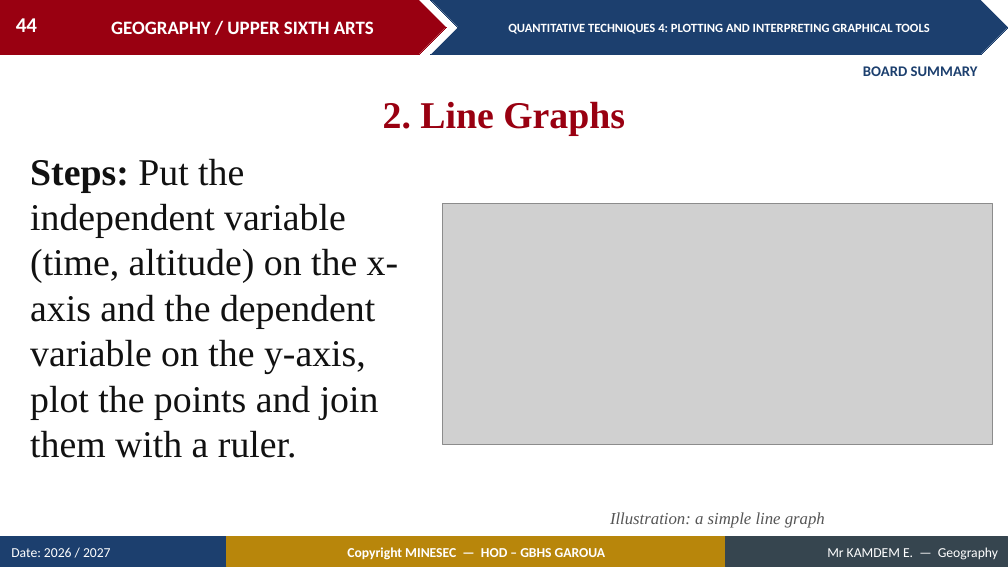
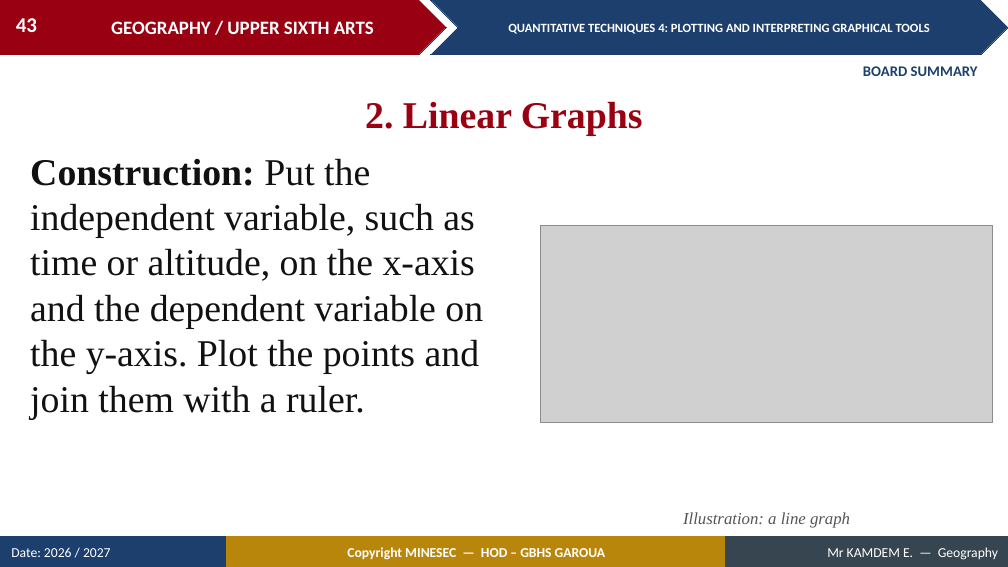
Before and after one commit to Berthautk/linea-github, a slide deck: slide 43 of lecons/USA/Practical Geography/15_USA_PRA_QT04_Plotting_and_Interpreting_Graphical_Tools.pptx (slide 44 before the commit). Drawn at 1008x567 pixels with LibreOffice and Linux fonts; fonts in the diff are those of the drawing; grey boxes stand for pictures. Boxes give left, top, right and bottom in pixels: in the first picture for what was removed or moved away, otherwise in the second. Text is boxed around its words. In the diff, an @@ line names an element or a change of style, - is before the commit and + after.

```diff
--- a/lecons/USA/Practical Geography/15_USA_PRA_QT04_Plotting_and_Interpreting_Graphical_Tools.pptx
+++ b/lecons/USA/Practical Geography/15_USA_PRA_QT04_Plotting_and_Interpreting_Graphical_Tools.pptx
@@ page number at (16, 18, 37, 32): text changed @@
-44
+43
@@ text at (365, 101, 643, 136): text changed @@
-2. Line Graphs
+2. Linear Graphs
@@ text at (30, 158, 483, 419): text changed @@
-Steps: Put the independent variable (time, altitude) on the x-axis and the dependent variable on the y-axis, plot the points and join them with a ruler.
+Construction: Put the independent variable, such as time or altitude, on the x-axis and the dependent variable on the y-axis. Plot the points and join them with a ruler.
@@ picture: place and size @@
-picture at (442, 203, 993, 445)
+picture at (541, 225, 993, 423)
@@ text at (683, 512, 850, 528): text changed @@
-Illustration: a simple line graph
+Illustration: a line graph
```
Also in this commit, not shown: 20 other slides changed, 4 slides added, 2 slides removed, 7 other files.
